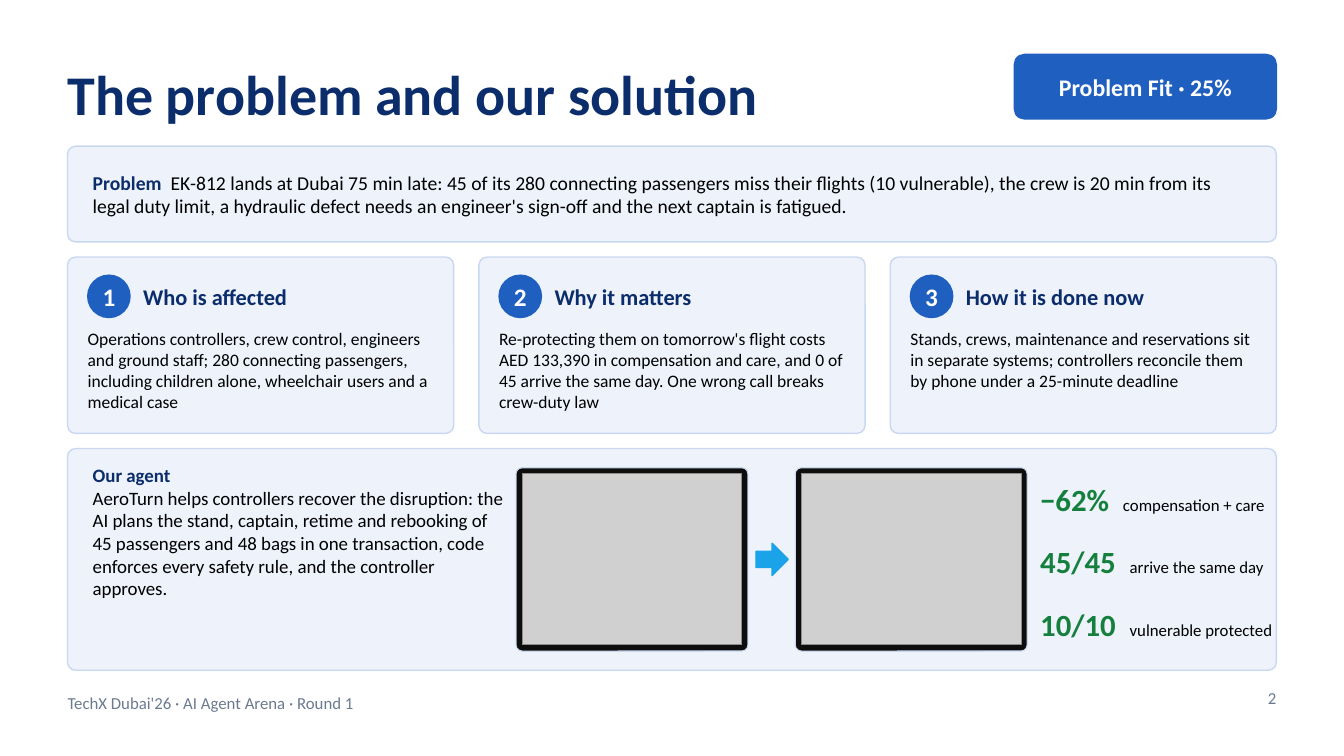
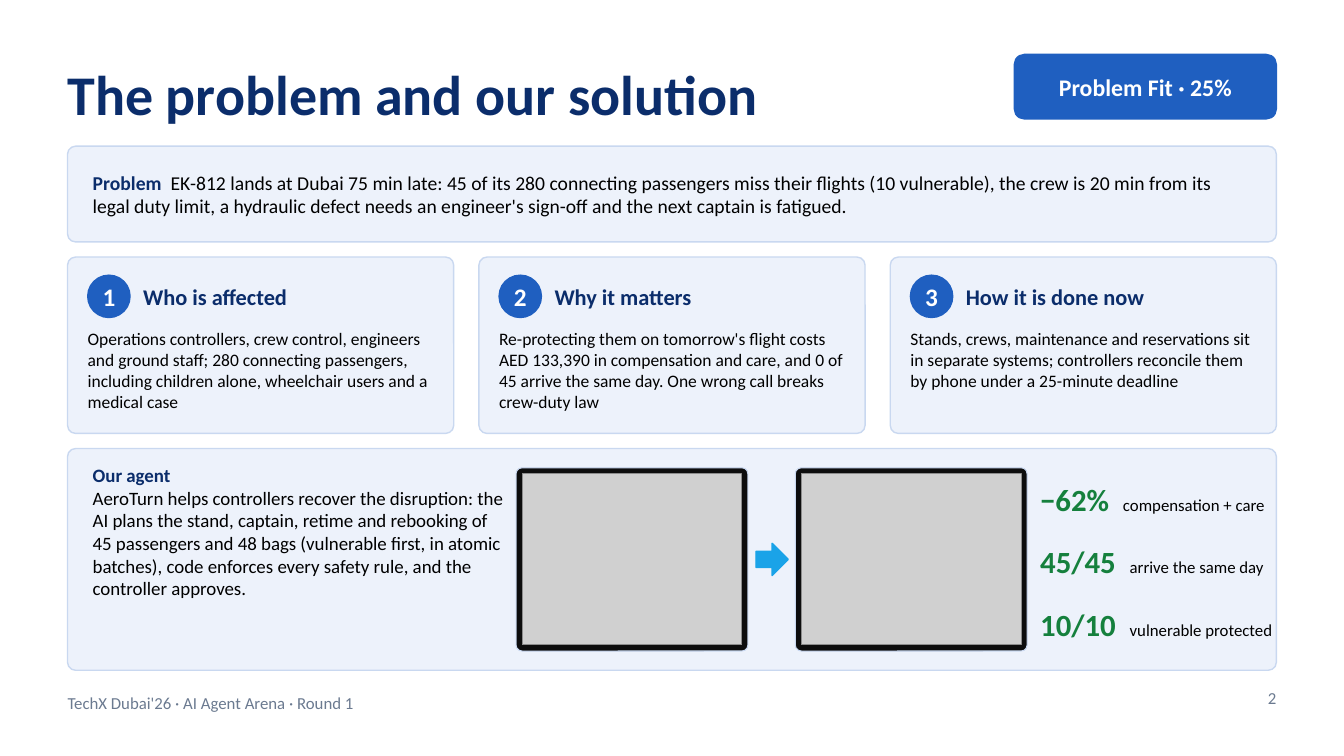
Before and after one commit to RithikhC/EagleX, a slide deck: slide 2 of docs/EagleX_Round1_Submission.pptx. Drawn at 1344x756 pixels with LibreOffice and Linux fonts; fonts in the diff are those of the drawing; grey boxes stand for pictures. Boxes give left, top, right and bottom in pixels: in the first picture for what was removed or moved away, otherwise in the second. Text is boxed around its words. In the diff, an @@ line names an element or a change of style, - is before the commit and + after.

```diff
--- a/docs/EagleX_Round1_Submission.pptx
+++ b/docs/EagleX_Round1_Submission.pptx
@@ text at (93,492,503,598): text changed @@
-AeroTurn helps controllers recover the disruption: the AI plans the stand, captain, retime and rebooking of 45 passengers and 48 bags in one transaction, code enforces every safety rule, and the controller approves.
+AeroTurn helps controllers recover the disruption: the AI plans the stand, captain, retime and rebooking of 45 passengers and 48 bags (vulnerable first, in atomic batches), code enforces every safety rule, and the controller approves.
```
Also in this commit, not shown: 4 other slides changed, 46 other files.
